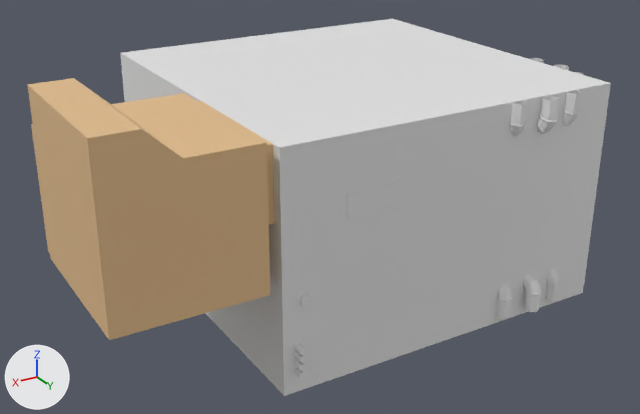
What one commit did to the Blender file Assets/Models/Room Handle/HandleRoom.blend.
The view is the same before and after, from a 50 mm lens placed at (8.06, 12.44, 7.43), pointed at (0.9, 0.5, 1.47). Every picture has the same lights, and +X, +Y and +Z are marked at lower left.

Before the edit, the objects in view are built like this:
```python
me_cube_004 = bpy.data.meshes.new('Cube.004')
me_cube_004.from_pydata(...)  # 20 vertices, 18 faces; spans x -4.39..0.26, y -1.0..1.0, z -13.34..1.0
me_reacotrcore_005 = bpy.data.meshes.new('ReacotrCore.005')
me_reacotrcore_005.from_pydata(...)  # 4864 vertices, 4560 faces; spans x -12.9..13.0, y -12.9..13.1, z 0.2..28.7
me_roomboundaries = bpy.data.meshes.new('RoomBoundaries')
me_roomboundaries.from_pydata(...)  # 28 vertices, 25 faces; spans x -1.31..1.53, y -1.53..0.94, z -1.31..1.31
me_roomboundaries.materials.append(mat_roomboundaries)  # beige #e7c08e
ob_cube_001 = bpy.data.objects.new('Cube.001', me_cube_004)
ob_cube_001.location = (1.47, 2.96, 2.63)
ob_cube_001.rotation_euler = (0.0, 0.0, 1.571)  # degrees (0, 0, 90)
ob_cube_001.scale = (0.197, 0.494, 0.197)
ob_reactor = bpy.data.objects.new('Reactor', me_reacotrcore_005)
ob_reactor.location = (-1.6, 1.6, 0.0)
ob_reactor.scale = (0.128, 0.128, 0.128)
ob_roomboundaries = bpy.data.objects.new('RoomBoundaries', me_roomboundaries)
ob_roomboundaries.location = (4.5, 1.7, 2.91)
ob_roomboundaries.rotation_euler = (0.0, 0.0, 4.712)  # degrees (0, 0, 270)
# also in view: 'Cube.004' at (0.0, 0.0, -0.04); 'Cube' at (0.0, 0.0, 1.85)
```
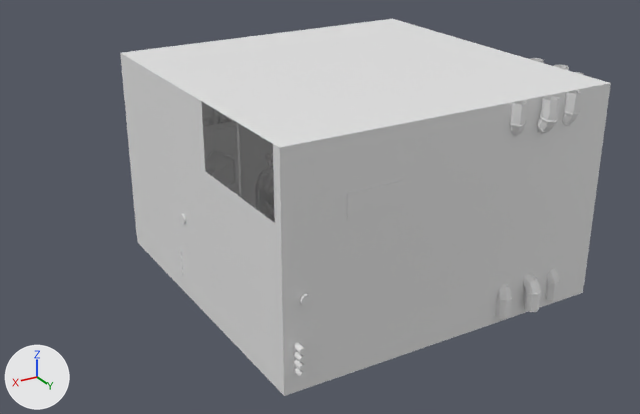
Where the newer file only moved an object's origin or applied its transform, the numbers keep the older frame.

Changed parts and their boxes [x1, y1, x2, y2] in the pictures (640 x 414 px):
'RoomBoundaries', hidden
    before: [27, 78, 275, 340]
'h1', added
    after: [265, 153, 272, 171]
'KotwicaMachine', unchanged, uncovered by the edit
    after: [203, 108, 242, 198]

The change, as a list of edits to the scene's bpy script:
```text
Add me_cylinder_1:
    me_cylinder_1.from_pydata(...)  # 94 vertices, 74 faces; spans x -0.063..0.067, y -0.058..1.019, z 0.0..0.619
    me_cylinder_1.materials.append(mat_handlermachien)  # white #e7e7e7
Change ob_roomboundaries:
    add ob_roomboundaries.hide_set(True)
Add ob_h1:
    ob_h1 = bpy.data.objects.new('h1', me_cylinder_1)
    ob_h1.location = (0.58, -1.96, 1.01)
```
